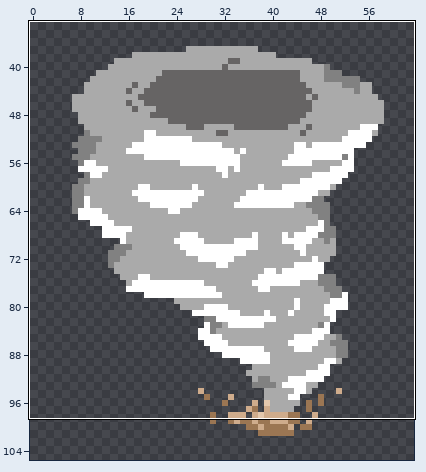
Pixel-art file -- Assets/Sprites/GolfSprites/AsepriteFiles/tornado.aseprite. The picture above shows the old version from afar; the outline marks the close-up.
Close-up. Before the commit:
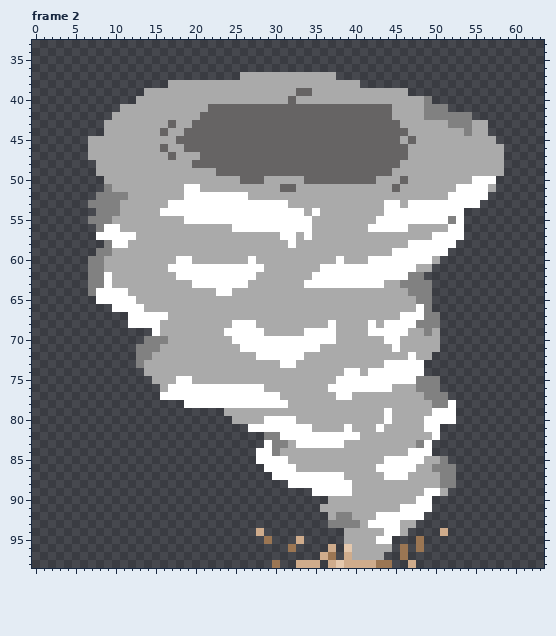
64x112 pixels, 3 frames. Shown: frame 2: x 0..63, y 33..98. The wide view leaves out empty margins. The commit also changed other frames or places, which this record leaves out.
After:
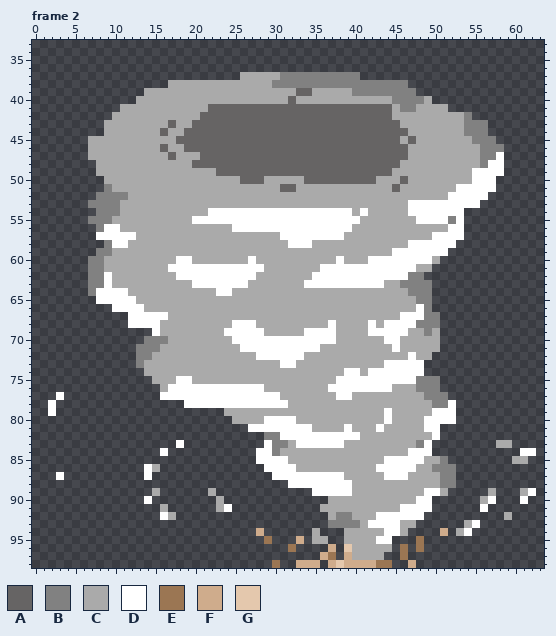
Palette (. is transparent): A #666464  B #818181  C #aaaaaa  D #ffffff  E #9b7653  F #cfac8c  G #e4c8ad
Log entry: added a tornado object that spawns randomly if there is rain + wind (for now)
Change:
{"change": "layer \"Layer 8\" now shown"}
{"where": "frame 2, layers \"Layer 7\", \"Layer 8\""}
{"frame":2,"y":37,"x":31,"old":"CCCCCCC...","new":"BBBBBBBBBB"}
{"frame":2,"y":38,"x":30,"old":"CCCCCCCCCCC......","new":"BBBBBBBBBBBBBBBBB"}
{"frame":2,"y":39,"x":40,"old":"CCCCCCC.","new":"BBBBBBBB"}
{"frame":2,"y":40,"x":45,"old":"CCCCB","new":"BBBBC"}
{"frame":2,"y":41,"x":46,"old":"CC","new":"BB"}
{"frame":2,"y":41,"x":49,"old":"BBB","new":"CCC"}
{"frame":2,"y":42,"x":49,"old":"BBBBB","new":"CCCCC"}
{"frame":2,"y":43,"x":52,"old":"BB","new":"CC"}
{"frame":2,"y":43,"x":55,"old":"CC","new":"BB"}
{"frame":2,"y":44,"x":55,"old":"CC","new":"BB"}
{"frame":2,"y":45,"x":55,"old":"CCC","new":"BBB"}
{"frame":2,"y":46,"x":56,"old":"CCC","new":"BBB"}
{"frame":2,"y":47,"x":56,"old":"CCC","new":"BBD"}
{"frame":2,"y":48,"x":56,"old":"CCC","new":"BDD"}
{"frame":2,"y":49,"x":55,"old":"CCCC","new":"DDDD"}
{"frame":2,"y":51,"x":19,"old":"DD","new":"CC"}
{"frame":2,"y":51,"x":57,"old":"C","new":"D"}
{"frame":2,"y":52,"x":19,"old":"DDDDDDDD","new":"CCCCCCCC"}
{"frame":2,"y":53,"x":17,"old":"DDDDDDDDDDDDDDD","new":"CCCCCCCCCCCCCCC"}
{"frame":2,"y":53,"x":44,"old":"DD","new":"CC"}
{"frame":2,"y":54,"x":16,"old":"DDDDDD","new":"CCCCCC"}
{"frame":2,"y":54,"x":34,"old":"C","new":"D"}
{"frame":2,"y":54,"x":36,"old":"CCCC","new":"DDDD"}
{"frame":2,"y":54,"x":41,"old":"C","new":"D"}
{"frame":2,"y":54,"x":44,"old":"DDD","new":"CCC"}
{"frame":2,"y":55,"x":19,"old":"D","new":"C"}
{"frame":2,"y":55,"x":35,"old":"CCCCCC","new":"DDDDDD"}
{"frame":2,"y":55,"x":43,"old":"DDDDD","new":"CCCCC"}
{"frame":2,"y":56,"x":35,"old":"CCCCC","new":"DDDDD"}
{"frame":2,"y":56,"x":42,"old":"DDDDD","new":"CCCCC"}
{"frame":2,"y":57,"x":33,"old":"C","new":"D"}
{"frame":2,"y":57,"x":35,"old":"CCCC","new":"DDDD"}
{"frame":2,"y":58,"x":33,"old":"CC","new":"DD"}
{"frame":2,"y":77,"x":3,"old":".","new":"D"}
{"frame":2,"y":78,"x":2,"old":".","new":"D"}
{"frame":2,"y":79,"x":2,"old":".","new":"D"}
{"frame":2,"y":83,"x":18,"old":".","new":"D"}
{"frame":2,"y":83,"x":58,"old":"..","new":"CC"}
{"frame":2,"y":84,"x":16,"old":".","new":"D"}
{"frame":2,"y":84,"x":61,"old":"..","new":"DD"}
{"frame":2,"y":85,"x":60,"old":"..","new":"CC"}
{"frame":2,"y":86,"x":14,"old":"..","new":"DC"}
{"frame":2,"y":87,"x":3,"old":".","new":"D"}
{"frame":2,"y":87,"x":14,"old":".","new":"D"}
{"frame":2,"y":89,"x":15,"old":".","new":"C"}
{"frame":2,"y":89,"x":22,"old":".","new":"C"}
{"frame":2,"y":89,"x":57,"old":".","new":"C"}
{"frame":2,"y":89,"x":61,"old":"..","new":"CD"}
{"frame":2,"y":90,"x":14,"old":".","new":"D"}
{"frame":2,"y":90,"x":23,"old":".","new":"C"}
{"frame":2,"y":90,"x":56,"old":"..","new":"CD"}
{"frame":2,"y":90,"x":61,"old":".","new":"D"}
{"frame":2,"y":91,"x":16,"old":".","new":"C"}
{"frame":2,"y":91,"x":23,"old":"..","new":"CD"}
{"frame":2,"y":91,"x":56,"old":".","new":"D"}
{"frame":2,"y":92,"x":16,"old":"..","new":"DC"}
{"frame":2,"y":92,"x":59,"old":".","new":"C"}
{"frame":2,"y":93,"x":54,"old":"..","new":"CD"}
{"frame":2,"y":94,"x":35,"old":".","new":"C"}
{"frame":2,"y":94,"x":53,"old":"..","new":"CD"}
{"frame":2,"y":95,"x":35,"old":"..","new":"CC"}
